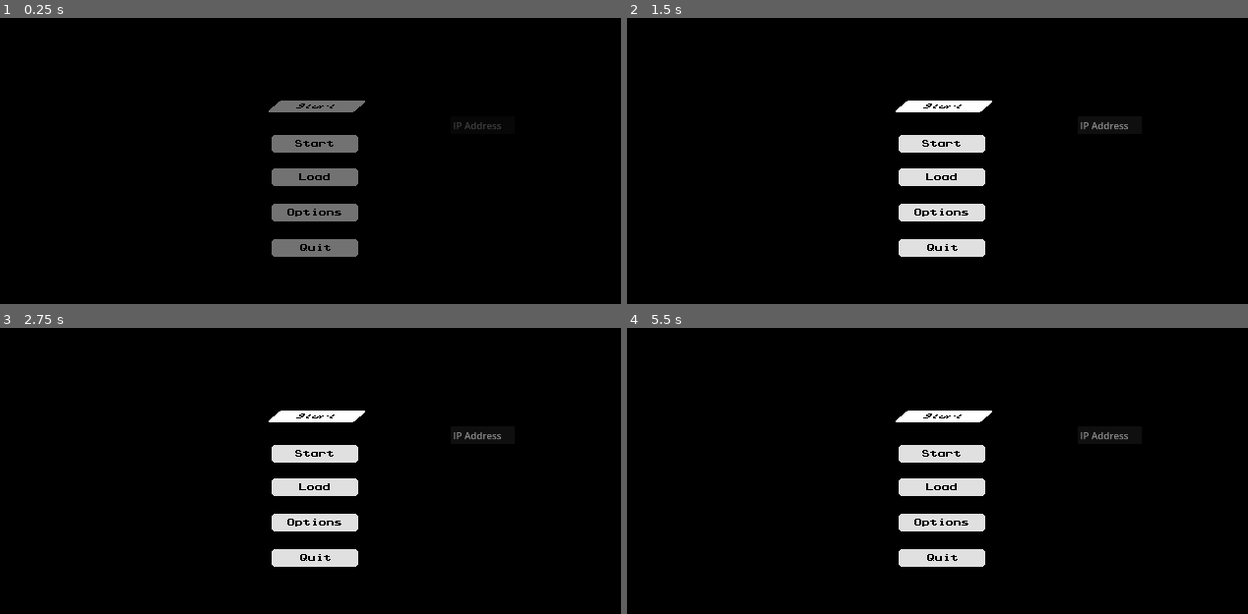
Above: before the commit, frames 1-4 (two rows, left to right).
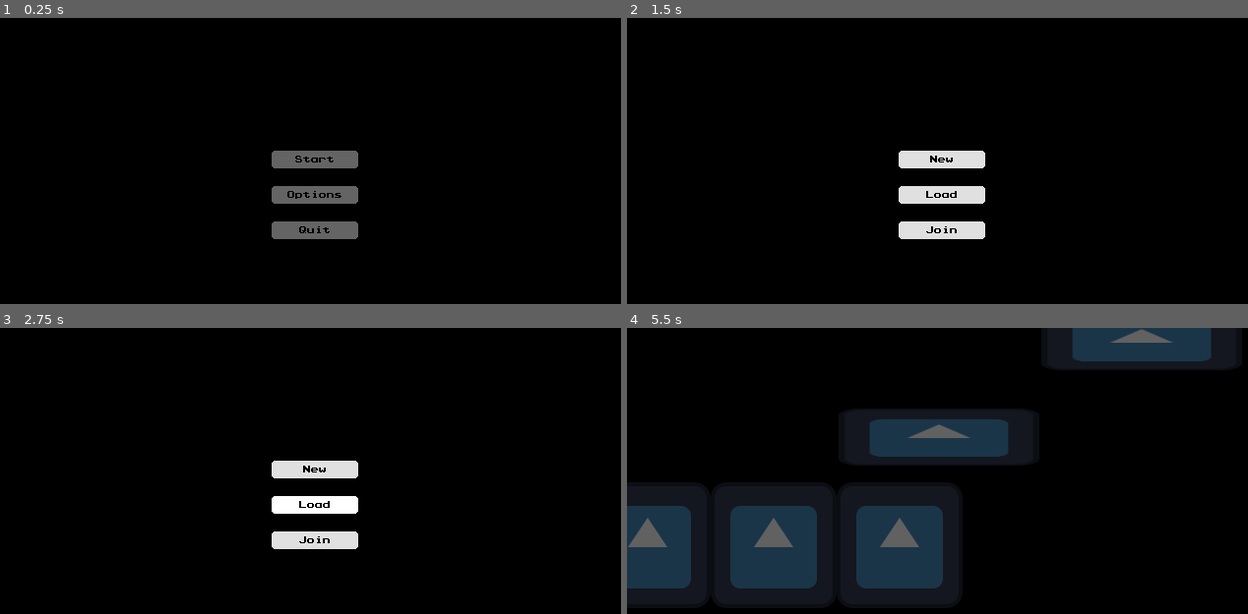
Above: after the commit, the same moments.

Repository: VeeT23/gmtk_2025
Game: Godot game, scene res://ui/main_menu.tscn
The game is run twice, just before and just after one commit, with the same random seed, the same clock (stepped at 60 frames per second) and the same inputs. The engine's default icon, where the game draws it, is replaced by a stand-in: a white triangle on a blue panel in a dark square.
Inputs (mouse positions are in pixels of both pictures, inside the frame that each line leads up to):
- Up to frame 1 (0.25 s): no input
- Up to frame 2 (1.5 s): click (943, 195) at 0.5 s, where only the run after the commit has a clickable "Options"; click (943, 158) at 1.25 s, where only the run after the commit has a clickable "Start"
- Up to frame 3 (2.75 s): click (316, 505) at 2 s, where only the run after the commit has a clickable "Load"
- Up to frame 4 (5.5 s): click (943, 539) at 2.75 s, where only the run after the commit has a clickable "Join"; click (1005, 505) at 3.5 s, where only the run after the commit has a clickable "Join"; tap Enter (ui_accept) at 4.25, 4.52, 5, 5.27 s; move the mouse to (1080, 488) at 4.27 s; hold D (right) from 4.28 s (still down); click (1080, 488) at 4.42 s; move the mouse to (813, 522) at 5.02 s; click (813, 522) at 5.17 s

The runs differ from the first frame. In frame 1, 6.0% of the frame differs, in the area x 43-81%, y 28-84%; in frame 2, 6.1%; in frame 3, 6.1%; in frame 4, 32%, in the area x 0-99%, y 0-97%.

Commit message:
overhauled main menu

Diff:
--- /dev/null
+++ b/ui/button/button.gd
@@ -0,0 +1,33 @@
+extends TextureButton
+
+
+@onready var normal_texture = preload("res://ui/button/button_sprites/button.tres")
+@onready var pressed_texture = preload("res://ui/button/button_sprites/button_pressed.tres")
+@onready var lbl = $Label
+
+var sticky : bool = false
+var pressed_flag : bool = false
+
+func _ready() -> void:
+	lbl.size = size
+
+func set_text(new_text : String):
+	lbl.text = new_text
+
+func _on_button_down() -> void:
+	if pressed_flag: return
+	pressed_flag = true
+	if sticky:
+		texture_normal = pressed_texture
+		texture_hover = pressed_texture
+	lbl.position = lbl.position + Vector2(0,2)
+
+
+func _on_button_up() -> void:
+	if not sticky:
+		lbl.position = lbl.position - Vector2(0,2)
+		pressed_flag = false
+
+
+func _on_resized() -> void:
+	lbl.size = size
--- /dev/null
+++ b/ui/button/button.tscn
@@ -0,0 +1,31 @@
+[gd_scene load_steps=6 format=3 uid="uid://bvoqo3s7r1ftd"]
+
+[ext_resource type="Texture2D" uid="uid://b0hrfr5n1vamv" path="res://ui/button/button_sprites/button.tres" id="1_glnhe"]
+[ext_resource type="Texture2D" uid="uid://daj3gyyvqgvfi" path="res://ui/button/button_sprites/button_pressed.tres" id="2_8vxab"]
+[ext_resource type="Texture2D" uid="uid://yattp5daj2du" path="res://ui/button/button_sprites/button_hovered.tres" id="3_huj2i"]
+[ext_resource type="LabelSettings" uid="uid://ds4plbqys7dtp" path="res://ui/button/button_sprites/button_label_settings.tres" id="4_8vxab"]
+[ext_resource type="Script" uid="uid://cgh0at7ulc44r" path="res://ui/button/button.gd" id="4_huj2i"]
+
+[node name="Button" type="TextureButton"]
+texture_filter = 1
+offset_right = 96.0
+offset_bottom = 32.0
+texture_normal = ExtResource("1_glnhe")
+texture_pressed = ExtResource("2_8vxab")
+texture_hover = ExtResource("3_huj2i")
+stretch_mode = 5
+script = ExtResource("4_huj2i")
+
+[node name="Label" type="Label" parent="."]
+custom_minimum_size = Vector2(96, 32)
+layout_mode = 0
+offset_right = 1.0
+offset_bottom = 8.0
+text = "Placeholder"
+label_settings = ExtResource("4_8vxab")
+horizontal_alignment = 1
+vertical_alignment = 1
+
+[connection signal="button_down" from="." to="." method="_on_button_down"]
+[connection signal="button_up" from="." to="." method="_on_button_up"]
+[connection signal="resized" from="." to="." method="_on_resized"]
--- /dev/null
+++ b/ui/button/button_sprites/button.tres
@@ -0,0 +1,7 @@
+[gd_resource type="AtlasTexture" load_steps=2 format=3 uid="uid://b0hrfr5n1vamv"]
+
+[ext_resource type="Texture2D" uid="uid://bqepwtj8a5cnw" path="res://ui/button/button_sprites/buttons.png" id="1_bed8h"]
+
+[resource]
+atlas = ExtResource("1_bed8h")
+region = Rect2(96, 0, 96, 32)
--- /dev/null
+++ b/ui/button/button_sprites/button_hovered.tres
@@ -0,0 +1,7 @@
+[gd_resource type="AtlasTexture" load_steps=2 format=3 uid="uid://yattp5daj2du"]
+
+[ext_resource type="Texture2D" uid="uid://bqepwtj8a5cnw" path="res://ui/button/button_sprites/buttons.png" id="1_ntflg"]
+
+[resource]
+atlas = ExtResource("1_ntflg")
+region = Rect2(0, 0, 96, 32)
--- /dev/null
+++ b/ui/button/button_sprites/button_label_settings.tres
@@ -0,0 +1,9 @@
+[gd_resource type="LabelSettings" load_steps=2 format=3 uid="uid://ds4plbqys7dtp"]
+
+[ext_resource type="FontFile" uid="uid://dkv61ofdcd0ae" path="res://ui/font/prstartk.ttf" id="1_435im"]
+
+[resource]
+font = ExtResource("1_435im")
+font_size = 8
+font_color = Color(0, 0, 0, 1)
+shadow_size = 0
--- /dev/null
+++ b/ui/button/button_sprites/button_pressed.tres
@@ -0,0 +1,7 @@
+[gd_resource type="AtlasTexture" load_steps=2 format=3 uid="uid://daj3gyyvqgvfi"]
+
+[ext_resource type="Texture2D" uid="uid://bqepwtj8a5cnw" path="res://ui/button/button_sprites/buttons.png" id="1_ph0gd"]
+
+[resource]
+atlas = ExtResource("1_ph0gd")
+region = Rect2(192, 0, 96, 32)
--- a/ui/main_menu.gd
+++ b/ui/main_menu.gd
@@ -1,54 +1,65 @@
 extends Node2D
 
 const transition_time : float = 0.5
+const main_scene_path : String = "res://assets/world/main.tscn"
 
-const main_scene_path : String = "res://assets/world/main.tscn"
-const button_size : Rect2 = Rect2(-46,-12,92,24)
+@onready var animation_player : AnimationPlayer = $CanvasLayer/Overlay/Fade/AnimationPlayer
 
-@onready var start_button : Sprite2D = $StartButton
-@onready var load_button : Sprite2D = $LoadButton
-@onready var options_button : Sprite2D = $OptionsButton
-@onready var quit_button : Sprite2D = $QuitButton
-@onready var join_button : Sprite2D = $JoinButton
-@onready var animation_player : AnimationPlayer = $CanvasLayer/Overlay/Fade/AnimationPlayer
+@onready var main_screen : VBoxContainer = $CanvasLayer/Menus/Main
+@onready var start_button : TextureButton = main_screen.get_node("StartButton")
+@onready var options_button : TextureButton = main_screen.get_node("OptionsButton")
+@onready var quit_button : TextureButton = main_screen.get_node("QuitButton")
+
+@onready var start_screen : VBoxContainer = $CanvasLayer/Menus/Start
+@onready var new_button : TextureButton = start_screen.get_node("NewButton")
+@onready var load_button : TextureButton = start_screen.get_node("LoadButton")
+@onready var multiplayer_button : TextureButton = start_screen.get_node("MultiplayerButton")
+
+
+@onready var multiplayer_screen : HBoxContainer = $CanvasLayer/Menus/Join
+@onready var join_button : TextureButton = multiplayer_screen.get_node("JoinButton")
+@onready var address_box : LineEdit = multiplayer_screen.get_node("AddressBox")
 
 func _ready() -> void:
 	animation_player.speed_scale = 1.0 / transition_time
 	animation_player.play("fade_in")
 
+	start_button.set_text("Start")
+	options_button.set_text("Options")
+	quit_button.set_text("Quit")
+	quit_button.sticky = true
 
-func is_mouse_over_button(button_node : Sprite2D, mouse_position : Vector2) -> bool:
-	return button_size.has_point(button_node.to_local(mouse_position))
+	new_button.set_text("New")
+	load_button.set_text("Load")
+	multiplayer_button.set_text("Join")
+	new_button.sticky = true
+	multiplayer_button.sticky = true
 
-func _input(event: InputEvent) -> void:
-	var mouse_position = get_global_mouse_position()
-	if event is InputEventMouseButton and event.pressed and event.button_index == MOUSE_BUTTON_LEFT:
-		if is_mouse_over_button(start_button, mouse_position):
-			start_button.frame_coords.x = 2
-			animation_player.play("fade_out")
-			await get_tree().create_timer(transition_time).timeout
-			Network.is_hosting = true
-			get_tree().change_scene_to_file(main_scene_path)
+	join_button.set_text("Join")
+	join_button.sticky = true
 
-		elif is_mouse_over_button(load_button, mouse_position):
-			load_button.frame_coords.x = 2 #TODO: add load feature
-			animation_player.play("fade_out")
-			await get_tree().create_timer(transition_time).timeout
-			SaveManager.load_game()
-		elif is_mouse_over_button(options_button,mouse_position):
-			options_button.frame_coords.x = 2 #TODO: add options
-		elif is_mouse_over_button(quit_button, mouse_position):
-			quit_button.frame_coords.x = 2
-			animation_player.play("fade_out")
-			await get_tree().create_timer(transition_time).timeout
-			get_tree().quit()
-		elif is_mouse_over_button(join_button, mouse_position):
-			Network.ip = $CanvasLayer/Overlay/TextEdit.text
-			get_tree().change_scene_to_file(main_scene_path)
+func _on_quit_button_pressed() -> void:
+	animation_player.play("fade_out")
+	await get_tree().create_timer(transition_time).timeout
+	get_tree().quit()
+
+func _on_start_button_pressed() -> void:
+	main_screen.hide()
+	start_screen.show()
+
+func _on_new_button_pressed() -> void:
+	animation_player.play("fade_out")
+	await get_tree().create_timer(transition_time).timeout
+	Network.is_hosting = true
+	get_tree().change_scene_to_file(main_scene_path)
+
+func _on_join_button_pressed() -> void:
+	Network.ip = address_box.text
+	animation_player.play("fade_out")
+	await get_tree().create_timer(transition_time).timeout
+	get_tree().change_scene_to_file(main_scene_path)
 
 
-
-	elif event is InputEventMouseMotion:
-		for button in [start_button, load_button, options_button, quit_button]: #Handles button highlights
-			if button.frame_coords.x != 2:
-				button.frame_coords.x = int(!is_mouse_over_button(button, mouse_position))
+func _on_multiplayer_button_pressed() -> void:
+	start_screen.hide()
+	multiplayer_screen.show()
--- a/ui/main_menu.tscn
+++ b/ui/main_menu.tscn
@@ -1,7 +1,8 @@
-[gd_scene load_steps=7 format=3 uid="uid://vipcrdkmew12"]
+[gd_scene load_steps=8 format=3 uid="uid://vipcrdkmew12"]
 
 [ext_resource type="Script" uid="uid://fosq7v5dfad4" path="res://ui/main_menu.gd" id="1_t7e0r"]
-[ext_resource type="Texture2D" uid="uid://dgvfnrb0htcx" path="res://ui/sprites/buttons.png" id="2_0dkrt"]
+[ext_resource type="FontFile" uid="uid://dkv61ofdcd0ae" path="res://ui/font/prstartk.ttf" id="3_8uxxo"]
+[ext_resource type="PackedScene" uid="uid://bvoqo3s7r1ftd" path="res://ui/button/button.tscn" id="3_rmr83"]
 [ext_resource type="Animation" uid="uid://dhwym8avp4g0m" path="res://ui/fade_out.res" id="3_wk0pr"]
 
 [sub_resource type="Animation" id="Animation_wk0pr"]
@@ -46,43 +47,60 @@
 texture_filter = 1
 script = ExtResource("1_t7e0r")
 
-[node name="StartButton" type="Sprite2D" parent="."]
-texture = ExtResource("2_0dkrt")
-hframes = 3
-vframes = 4
-
-[node name="JoinButton" type="Sprite2D" parent="."]
-position = Vector2(2, -38)
-skew = 0.804597
-texture = ExtResource("2_0dkrt")
-hframes = 3
-vframes = 4
-
-[node name="LoadButton" type="Sprite2D" parent="."]
-position = Vector2(0, 34)
-texture = ExtResource("2_0dkrt")
-hframes = 3
-vframes = 4
-frame = 3
-
-[node name="OptionsButton" type="Sprite2D" parent="."]
-position = Vector2(0, 70)
-texture = ExtResource("2_0dkrt")
-hframes = 3
-vframes = 4
-frame = 6
-
-[node name="QuitButton" type="Sprite2D" parent="."]
-position = Vector2(0, 106)
-texture = ExtResource("2_0dkrt")
-hframes = 3
-vframes = 4
-frame = 9
-
 [node name="Camera2D" type="Camera2D" parent="."]
-position = Vector2(0, 52)
 
 [node name="CanvasLayer" type="CanvasLayer" parent="."]
+
+[node name="Menus" type="CenterContainer" parent="CanvasLayer"]
+anchors_preset = 15
+anchor_right = 1.0
+anchor_bottom = 1.0
+grow_horizontal = 2
+grow_vertical = 2
+
+[node name="Main" type="VBoxContainer" parent="CanvasLayer/Menus"]
+custom_minimum_size = Vector2(200, 0)
+layout_mode = 2
+alignment = 1
+
+[node name="StartButton" parent="CanvasLayer/Menus/Main" instance=ExtResource("3_rmr83")]
+layout_mode = 2
+
+[node name="OptionsButton" parent="CanvasLayer/Menus/Main" instance=ExtResource("3_rmr83")]
+layout_mode = 2
+
+[node name="QuitButton" parent="CanvasLayer/Menus/Main" instance=ExtResource("3_rmr83")]
+layout_mode = 2
+
+[node name="Start" type="VBoxContainer" parent="CanvasLayer/Menus"]
+visible = false
+custom_minimum_size = Vector2(200, 0)
+layout_mode = 2
+alignment = 1
+
+[node name="NewButton" parent="CanvasLayer/Menus/Start" instance=ExtResource("3_rmr83")]
+layout_mode = 2
+
+[node name="LoadButton" parent="CanvasLayer/Menus/Start" instance=ExtResource("3_rmr83")]
+layout_mode = 2
+
+[node name="MultiplayerButton" parent="CanvasLayer/Menus/Start" instance=ExtResource("3_rmr83")]
+layout_mode = 2
+
+[node name="Join" type="HBoxContainer" parent="CanvasLayer/Menus"]
+visible = false
+layout_mode = 2
+
+[node name="AddressBox" type="LineEdit" parent="CanvasLayer/Menus/Join"]
+custom_minimum_size = Vector2(128, 32)
+layout_mode = 2
+theme_override_colors/font_placeholder_color = Color(1, 1, 1, 1)
+theme_override_fonts/font = ExtResource("3_8uxxo")
+theme_override_font_sizes/font_size = 8
+placeholder_text = "Enter Ip"
+
+[node name="JoinButton" parent="CanvasLayer/Menus/Join" instance=ExtResource("3_rmr83")]
+layout_mode = 2
 
 [node name="Overlay" type="Control" parent="CanvasLayer"]
 layout_mode = 3
@@ -92,15 +110,6 @@
 grow_horizontal = 2
 grow_vertical = 2
 mouse_filter = 2
-
-[node name="TextEdit" type="LineEdit" parent="CanvasLayer/Overlay"]
-layout_mode = 0
-offset_left = 458.0
-offset_top = 100.0
-offset_right = 566.0
-offset_bottom = 132.0
-scale = Vector2(0.605, 0.605)
-placeholder_text = "IP Address"
 
 [node name="Fade" type="ColorRect" parent="CanvasLayer/Overlay"]
 layout_mode = 1
@@ -116,3 +125,9 @@
 libraries = {
 &"": SubResource("AnimationLibrary_rmr83")
 }
+
+[connection signal="pressed" from="CanvasLayer/Menus/Main/StartButton" to="." method="_on_start_button_pressed"]
+[connection signal="pressed" from="CanvasLayer/Menus/Main/QuitButton" to="." method="_on_quit_button_pressed"]
+[connection signal="pressed" from="CanvasLayer/Menus/Start/NewButton" to="." method="_on_new_button_pressed"]
+[connection signal="pressed" from="CanvasLayer/Menus/Start/MultiplayerButton" to="." method="_on_multiplayer_button_pressed"]
+[connection signal="pressed" from="CanvasLayer/Menus/Join/JoinButton" to="." method="_on_join_button_pressed"]
Binary file removed: assets/buttons.png
Not shown, added: ui/button/button.gd.uid
Binary file added: ui/button/button_sprites/buttons.png
Not shown, changed: ui/button/button_sprites/buttons.png.import
Binary file removed: ui/sprites/buttons.png
Not shown, removed: ui/sprites/buttons.png.import
